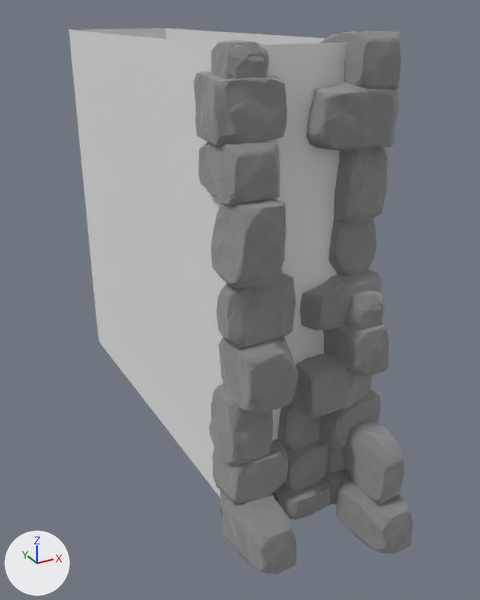
What one commit did to the FBX model LightProjectGame/Assets/FBX/Structures/Wall_01.fbx.
One viewpoint serves both versions: a camera (50 mm lens) standing at (-4.31, -5.19, 5.29) and looking at (-0.6, 1.55, 1.91). Lighting does not change. The marker at lower left points along +X, +Y and +Z. Where no turn or scale is listed for an object, it has been applied to the vertices.

Objects in the first picture: 'Rocks', 'Wall'.
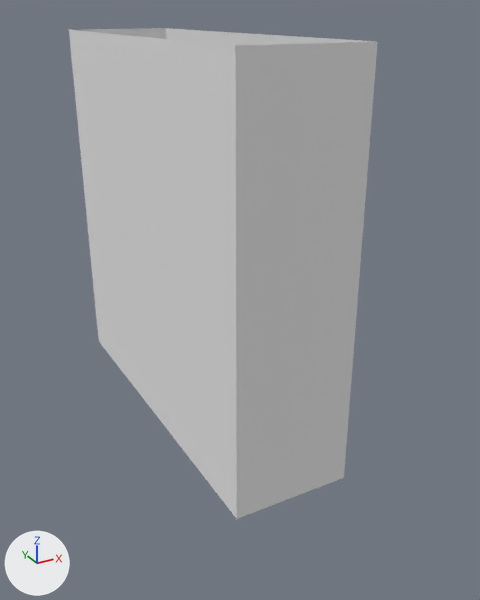
Where the change shows, as pixel boxes (x1, y1, x2, y2) in the pictures (480 x 600 px):
'Rocks', deleted: before (194, 31, 413, 574)

What the commit changed:
Object 'Rocks' (ob_rocks) is deleted.
